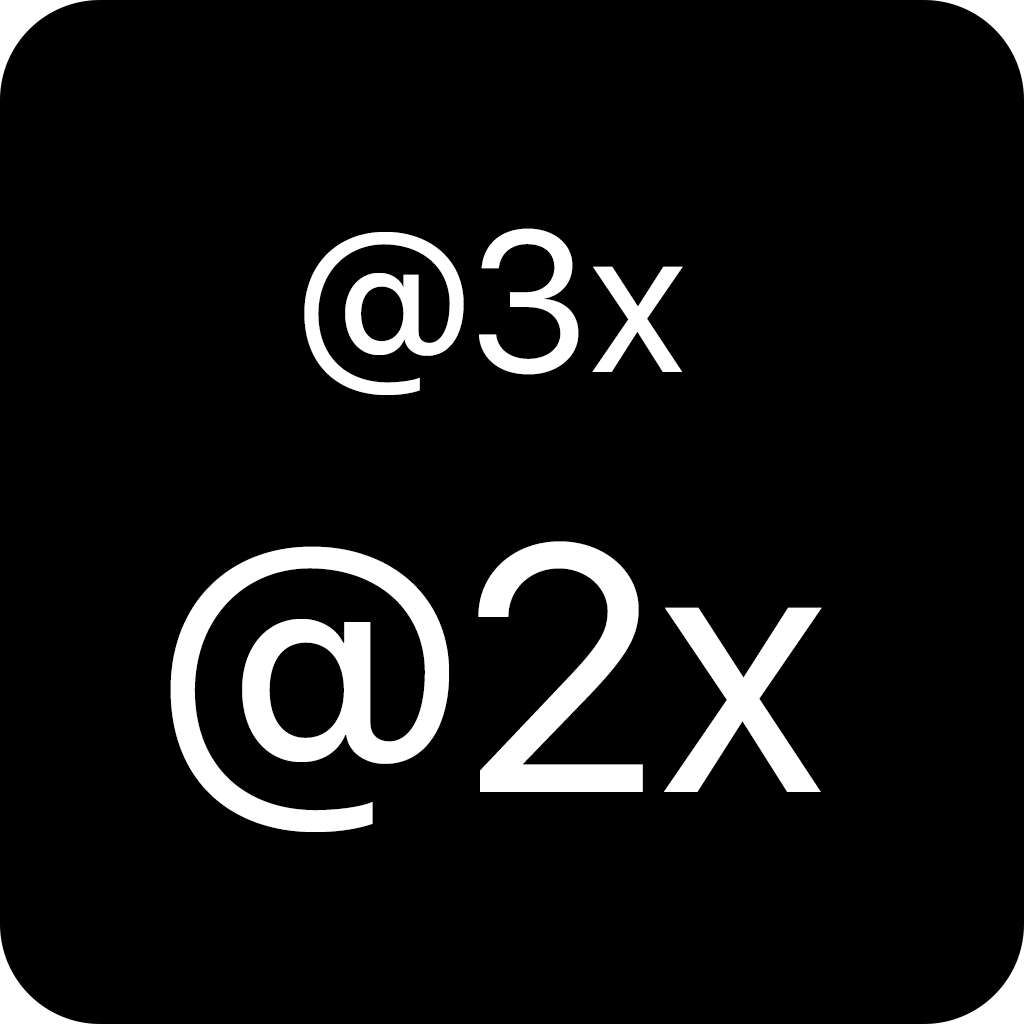
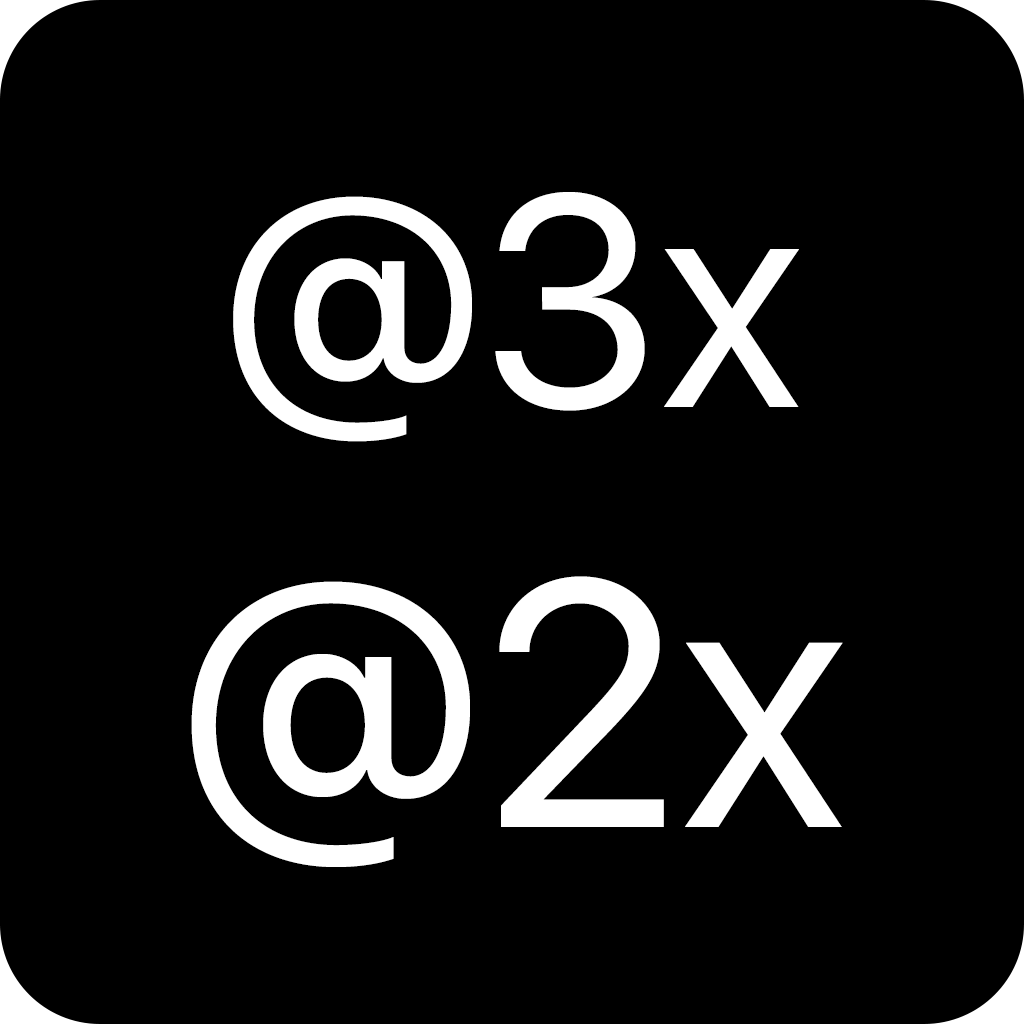
Before/after of a 1024x1024 layered artwork. What changed in the layer stack:
painted on "@3x @2x" over box(170, 192, 843, 867)
